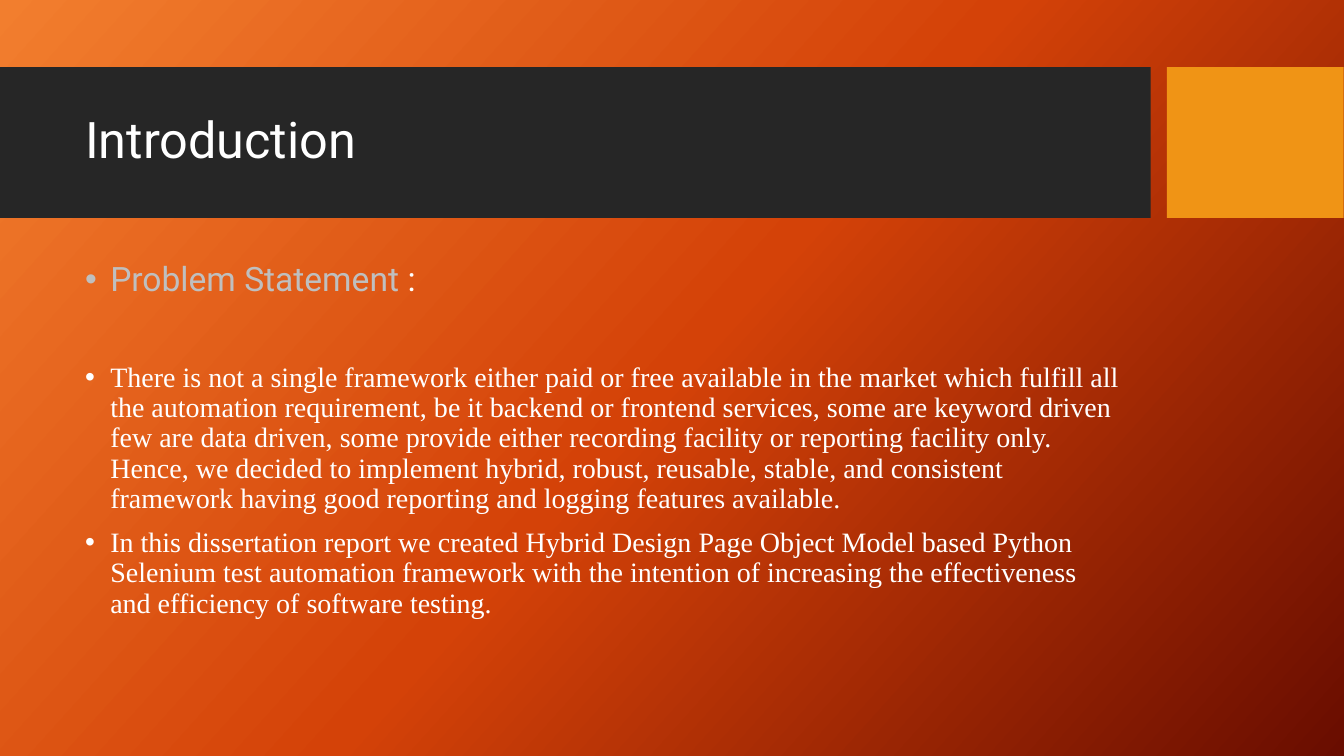
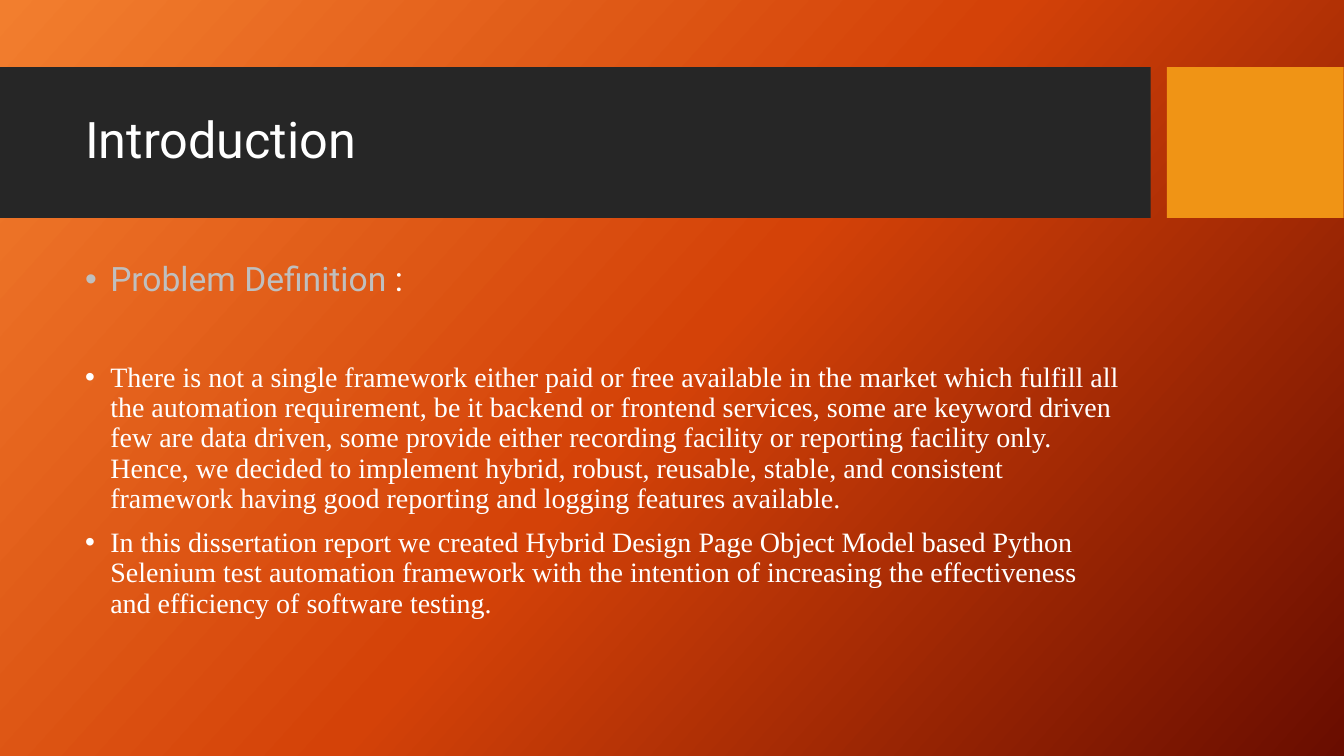
Before and after one commit to ShelkeAkshay-2022mt93331/dissertation, a slide deck: slide 4 of 7_Reports/3_Final_PPT/2022mt93331.pptx. Drawn at 1344x756 pixels with LibreOffice and Linux fonts; fonts in the diff are those of the drawing; background and template pictures are left out. Boxes give left, top, right and bottom in pixels: in the first picture for what was removed or moved away, otherwise in the second. Text is boxed around its words. In the diff, an @@ line names an element or a change of style, - is before the commit and + after.

```diff
--- a/7_Reports/3_Final_PPT/2022mt93331.pptx
+++ b/7_Reports/3_Final_PPT/2022mt93331.pptx
@@ text at bbox=[110, 265, 386, 292]: text changed @@
-• Problem Statement :
+• Problem Definition :
```
Also in this commit, not shown: 5 other slides changed, 4 slides added, 9 slides removed.
